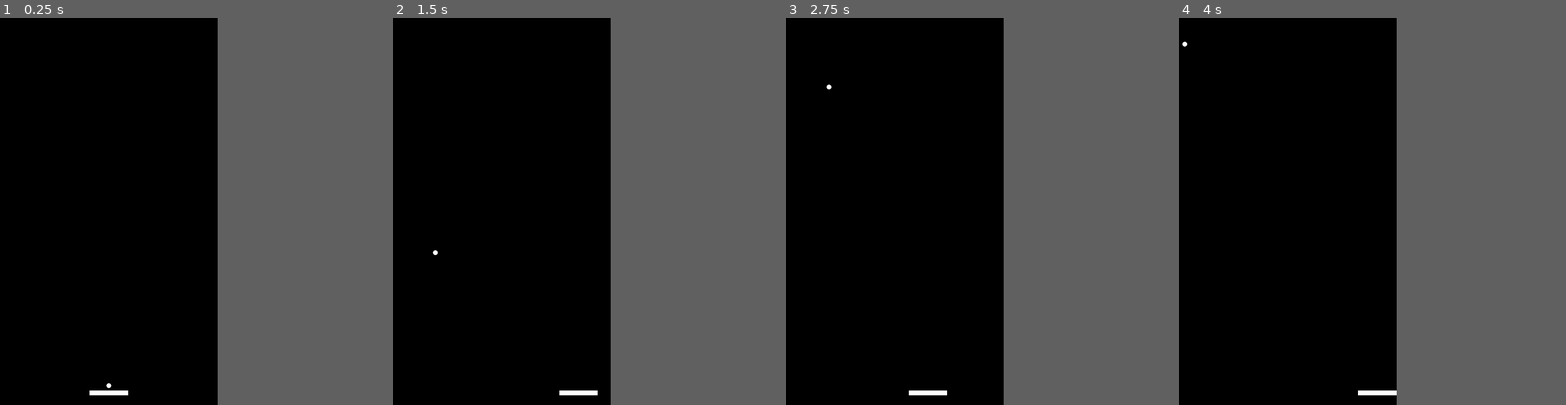
Above: before the commit, frames 1-4 (left to right).
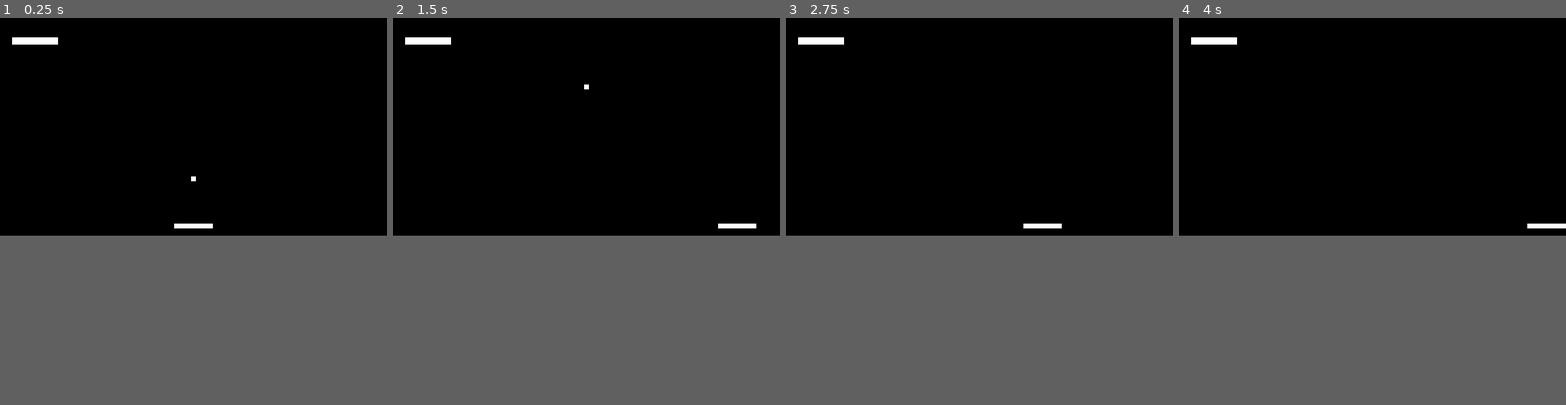
Above: after the commit, the same moments.

Repository: dmnuggins/breakout
Game: Godot game, scene res://_scenes/Level/Level.tscn
Same seed, same stepped clock (60 frames per second), same inputs: the game is played once before the commit and once after it.
Inputs:
- Up to frame 1 (0.25 s): no input
- Up to frame 2 (1.5 s): tap Enter (ui_accept) at 0.5, 0.6, 0.77, 1.07, 1.35 s; hold D (move_right) from 0.53 s (still down)
- Up to frame 3 (2.75 s): tap Enter (ui_accept) at 1.52, 1.82, 2, 2.1 s; release D (move_right) at 2.03 s; hold A (move_left) from 2.03 s (still down)
- Up to frame 4 (4 s): release A (move_left) at 2.78 s; hold D (move_right) from 2.78 s (still down); tap Enter (ui_accept) at 2.85, 3.02, 3.32, 3.6, 3.77 s
In our replay, the window is 450x800 before the commit and 800x450 after it. These sizes can differ from the game's own. Grey fills any space a smaller window leaves; there, only what the larger window draws over its background counts as a difference.

The runs differ from the first frame. In frame 1, 0.5% of the frame differs, in the area x 3-55%, y 5-98%; in frame 2, 0.5%; in frame 3, 0.5%; in frame 4, 0.5%.

Commit message:
Ball bounce

Diff:
--- a/_scenes/Ball/Ball.gd
+++ b/_scenes/Ball/Ball.gd
@@ -1,23 +1,30 @@
 extends KinematicBody2D
 
-export var speed = 500.0
+export var speed = 600.0
 var velocity = Vector2.ZERO
 var motion_vec = Vector2.ZERO
-var launch_angle = 0
+var angle_factor = 7
 
 func _ready():
 	# randomizes the launch angle of the ball
-	randomize()
-	launch_angle = rand_range(-45, 45)
-	launch_angle = deg2rad(launch_angle)
+	velocity.y = speed
 
 func _physics_process(delta):
 	# when user presses "space" ball velocity and angle is set
-	if Input.is_action_just_pressed("ui_accept"):
-		motion_vec = Vector2(0, -speed).rotated(launch_angle)
 	# ball is launched
-	var collider = move_and_collide(motion_vec * delta)
+	var collider = move_and_slide(velocity, Vector2.UP)
+	if is_on_ceiling():
+		velocity.y = -velocity.y
+		print("HIT - Ceiling")
+	if is_on_wall():
+		velocity.x = -velocity.x
+		print("HIT - Wall")
+	if is_on_floor():
+		velocity.y = -velocity.y
+		print("HIT - Paddle")
+		for slide in get_slide_count():
+			var collision = get_slide_collision(slide)
+			velocity.x = (transform.origin.x - collision.collider.position.x) * angle_factor
 
-	# if ball collides, ball will bounce
-	if collider:
-		motion_vec = motion_vec.bounce(collider.normal)
+	# normalizes the speed, so contacting edge of board does not dramatically increase magnitude of velocity vector
+	velocity = (velocity.normalized() * speed)
--- a/_scenes/Ball/Ball.tscn
+++ b/_scenes/Ball/Ball.tscn
@@ -1,17 +1,18 @@
-[gd_scene load_steps=4 format=2]
+[gd_scene load_steps=3 format=2]
 
-[ext_resource path="res://_assets/round_ball.png" type="Texture" id=1]
 [ext_resource path="res://_scenes/Ball/Ball.gd" type="Script" id=2]
 
-[sub_resource type="CircleShape2D" id=1]
-radius = 8.0
+[sub_resource type="RectangleShape2D" id=1]
+extents = Vector2( 8, 8 )
 
 [node name="Ball" type="KinematicBody2D"]
 script = ExtResource( 2 )
 
-[node name="Sprite" type="Sprite" parent="."]
-scale = Vector2( 0.25, 0.25 )
-texture = ExtResource( 1 )
-
 [node name="CollisionShape2D" type="CollisionShape2D" parent="."]
 shape = SubResource( 1 )
+
+[node name="ColorRect" type="ColorRect" parent="."]
+margin_left = -8.0
+margin_top = -8.0
+margin_right = 8.0
+margin_bottom = 8.0
--- /dev/null
+++ b/_scenes/Brick/Brick.gd
@@ -0,0 +1,9 @@
+extends StaticBody2D
+
+# Called when the node enters the scene tree for the first time.
+func _ready():
+	pass # Replace with function body.
+
+# Called every frame. 'delta' is the elapsed time since the previous frame.
+func _process(delta):
+	pass
--- /dev/null
+++ b/_scenes/Brick/Brick.tscn
@@ -0,0 +1,20 @@
+[gd_scene load_steps=3 format=2]
+
+[ext_resource path="res://_scenes/Brick/Brick.gd" type="Script" id=2]
+
+[sub_resource type="RectangleShape2D" id=1]
+extents = Vector2( 76, 12 )
+
+[node name="Brick" type="StaticBody2D"]
+script = ExtResource( 2 )
+
+[node name="BrickShape2D" type="CollisionShape2D" parent="."]
+position = Vector2( 76, 12 )
+shape = SubResource( 1 )
+
+[node name="ColorRect" type="ColorRect" parent="."]
+margin_right = 152.0
+margin_bottom = 24.0
+__meta__ = {
+"_edit_group_": true
+}
--- a/_scenes/Ceiling/Ceiling.tscn
+++ b/_scenes/Ceiling/Ceiling.tscn
@@ -1,10 +1,10 @@
 [gd_scene load_steps=2 format=2]
 
 [sub_resource type="RectangleShape2D" id=1]
-extents = Vector2( 392, 16 )
+extents = Vector2( 640, 16 )
 
 [node name="Ceiling" type="StaticBody2D"]
 
 [node name="CollisionShape2D" type="CollisionShape2D" parent="."]
-position = Vector2( 360, -16 )
+position = Vector2( 640, -16 )
 shape = SubResource( 1 )
--- a/_scenes/DeadZone.tscn
+++ /dev/null
@@ -1,10 +0,0 @@
-[gd_scene load_steps=2 format=2]
-
-[sub_resource type="RectangleShape2D" id=1]
-extents = Vector2( 392, 32 )
-
-[node name="DeadZone" type="Area2D"]
-position = Vector2( 360, -32 )
-
-[node name="CollisionShape2D" type="CollisionShape2D" parent="."]
-shape = SubResource( 1 )
--- a/_scenes/Level/Level.gd
+++ b/_scenes/Level/Level.gd
@@ -1,15 +1,21 @@
 extends Node
 
-
-# Declare member variables here. Examples:
-# var a = 2
-# var b = "text"
-
+var num_bricks = 128
+var num_bricks_per_row = 8
+var num_rows = 2
+var viewport_width = 720
+var viewport_height = 1280
+var row_spacing = 20
+var color_index = 0
 
 # Called when the node enters the scene tree for the first time.
 func _ready():
-	pass # Replace with function body.
+	print(get_viewport().size)
+	var parent_node = get_node(".")
 
+	if parent_node == null:
+		print("ERROR: Node 'Level' not found")
+		return
 
 # Called every frame. 'delta' is the elapsed time since the previous frame.
 #func _process(delta):
--- a/_scenes/Level/Level.tscn
+++ b/_scenes/Level/Level.tscn
@@ -1,11 +1,14 @@
-[gd_scene load_steps=7 format=2]
+[gd_scene load_steps=8 format=2]
 
 [ext_resource path="res://_scenes/Level/Level.gd" type="Script" id=1]
 [ext_resource path="res://_scenes/Player/Player.tscn" type="PackedScene" id=2]
 [ext_resource path="res://_scenes/Wall/Wall.tscn" type="PackedScene" id=3]
 [ext_resource path="res://_scenes/Ceiling/Ceiling.tscn" type="PackedScene" id=4]
 [ext_resource path="res://_scenes/Ball/Ball.tscn" type="PackedScene" id=5]
-[ext_resource path="res://_scenes/DeadZone.tscn" type="PackedScene" id=6]
+[ext_resource path="res://_scenes/Brick/Brick.tscn" type="PackedScene" id=7]
+
+[sub_resource type="RectangleShape2D" id=1]
+extents = Vector2( 640, 56 )
 
 [node name="Level" type="Node"]
 script = ExtResource( 1 )
@@ -13,21 +16,30 @@
 [node name="Background" type="ColorRect" parent="."]
 anchor_right = 1.0
 anchor_bottom = 1.0
-rect_min_size = Vector2( 720, 1280 )
+rect_min_size = Vector2( 1280, 720 )
 color = Color( 0, 0, 0, 1 )
 
+[node name="Player" parent="." instance=ExtResource( 2 )]
+position = Vector2( 640, 688 )
+
 [node name="Ball" parent="." instance=ExtResource( 5 )]
-position = Vector2( 360, 1216 )
-
-[node name="Player" parent="." instance=ExtResource( 2 )]
-position = Vector2( 360, 1240 )
+position = Vector2( 640, 664 )
+rotation = -1.5708
 
 [node name="Left" parent="." instance=ExtResource( 3 )]
 
 [node name="Right" parent="." instance=ExtResource( 3 )]
-position = Vector2( 752, 0 )
+position = Vector2( 1312, 0 )
 
 [node name="Ceiling" parent="." instance=ExtResource( 4 )]
 
-[node name="DeadZone" parent="." instance=ExtResource( 6 )]
-position = Vector2( 360, 1312 )
+[node name="DeadZone" type="Area2D" parent="."]
+
+[node name="CollisionShape2D" type="CollisionShape2D" parent="DeadZone"]
+position = Vector2( 640, 776 )
+shape = SubResource( 1 )
+
+[node name="Row" type="Node2D" parent="."]
+position = Vector2( 40, 64 )
+
+[node name="Brick" parent="Row" instance=ExtResource( 7 )]
--- a/_scenes/Player/Player.gd
+++ b/_scenes/Player/Player.gd
@@ -1,6 +1,6 @@
 extends KinematicBody2D
 
-export var speed = 100.0
+export var speed = 150.0
 export var lives = 3
 
 # Declare member variables here. Examples:
--- a/_scenes/Wall/Wall.tscn
+++ b/_scenes/Wall/Wall.tscn
@@ -1,10 +1,10 @@
 [gd_scene load_steps=2 format=2]
 
 [sub_resource type="RectangleShape2D" id=1]
-extents = Vector2( 16, 640 )
+extents = Vector2( 16, 360 )
 
 [node name="Wall" type="StaticBody2D"]
 
 [node name="CollisionShape2D" type="CollisionShape2D" parent="."]
-position = Vector2( -16, 640 )
+position = Vector2( -16, 360 )
 shape = SubResource( 1 )
--- a/project.godot
+++ b/project.godot
@@ -15,8 +15,8 @@
 
 [display]
 
-window/size/width=720
-window/size/height=1280
+window/size/width=1280
+window/size/height=720
 window/size/resizable=false
 
 [gui]
Binary file added: _assets/brick.png
